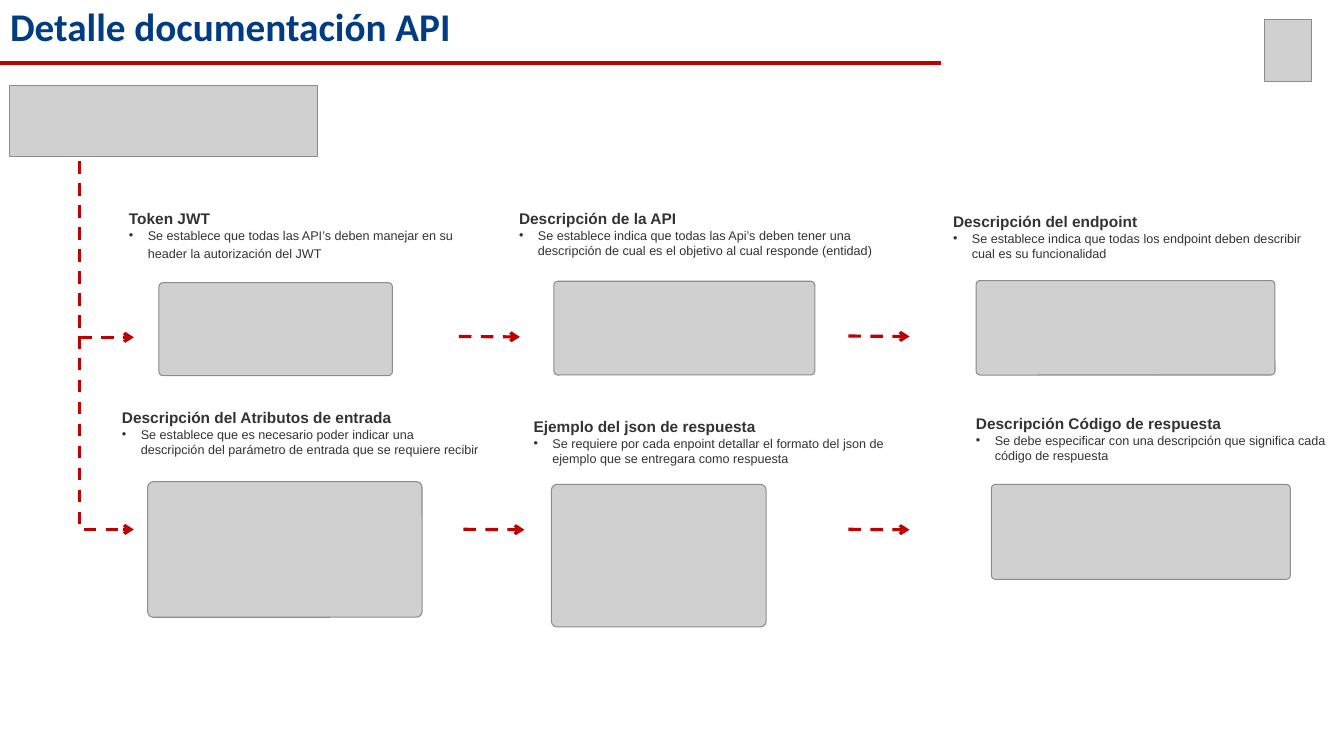
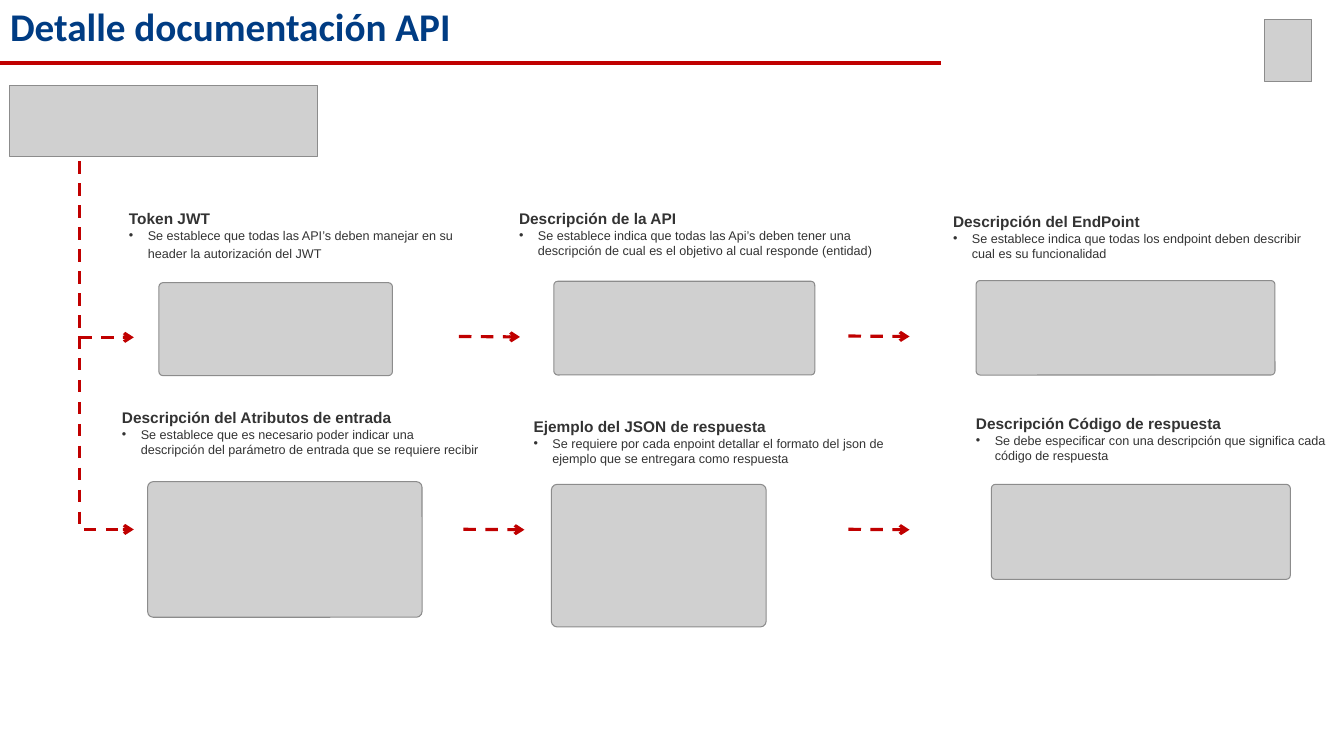
Before and after one commit to fernando-ia-chile/blueprint_api, a slide deck: slide 2 of docs/Lineamiento_desarrollo.pptx. Drawn at 1344x756 pixels with LibreOffice and Linux fonts; fonts in the diff are those of the drawing; grey boxes stand for pictures. Boxes give left, top, right and bottom in pixels: in the first picture for what was removed or moved away, otherwise in the second. Text is boxed around its words. In the diff, an @@ line names an element or a change of style, - is before the commit and + after.

```diff
--- a/docs/Lineamiento_desarrollo.pptx
+++ b/docs/Lineamiento_desarrollo.pptx
@@ text at (953, 215, 1140, 230): text changed @@
-Descripción del endpoint
+Descripción del EndPoint
@@ text at (534, 421, 766, 435): text changed @@
-Ejemplo del json de respuesta
+Ejemplo del JSON de respuesta
```
Also in this commit, not shown: 1 other slide changed, 16 other files.
